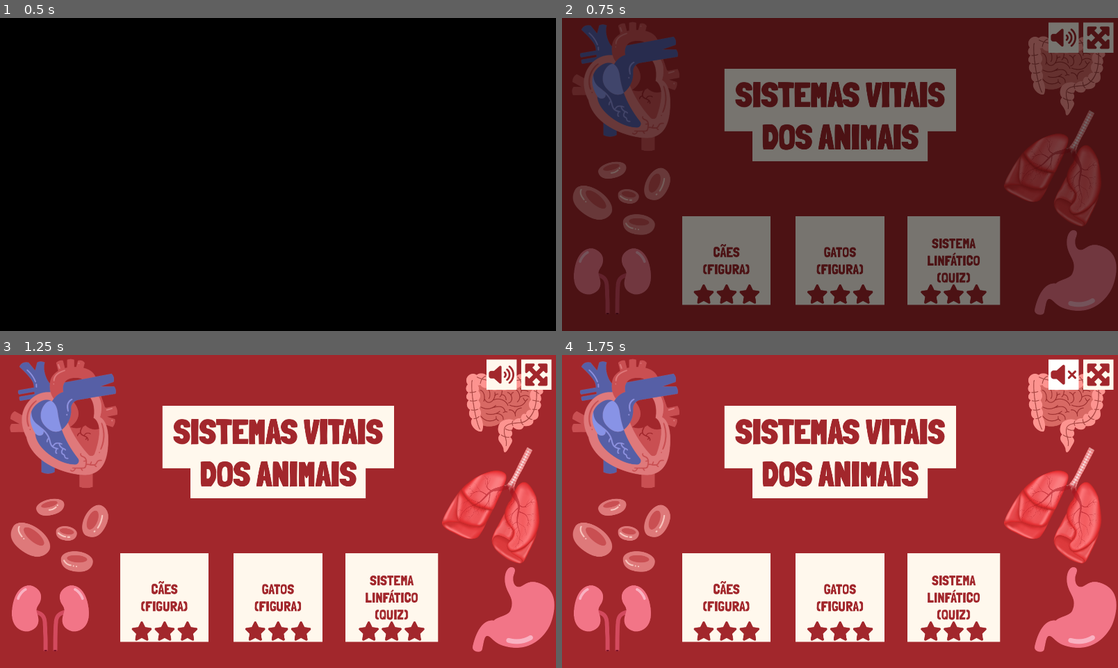
Above: before the commit, frames 1-4 (two rows, left to right).
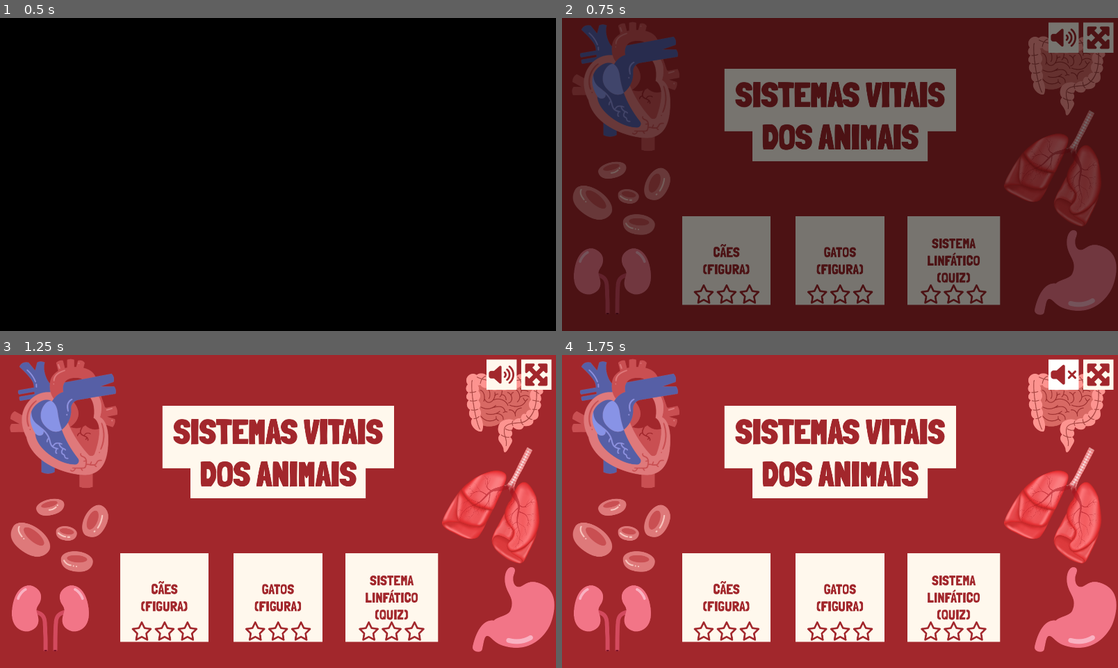
Above: after the commit, the same moments.

Repository: telmotrooper/vet-game
Game: Godot game, scene res://main.tscn
Two runs of this game, one before a commit and one after it. Both use one fixed random seed, a clock stepped at 60 frames per second and the inputs below.
Inputs (mouse positions are in pixels of both pictures, inside the frame that each line leads up to):
- Up to frame 1 (0.5 s): no input
- Up to frame 2 (0.75 s): tap Enter at 0.5 s
- Up to frame 3 (1.25 s): no input
- Up to frame 4 (1.75 s): click (1062, 373) at 1.25 s

Frame 1 is identical in both runs. In frame 2, 0.5% of the frame differs, in the area x 23-77%, y 85-92%; in frame 3, 0.7%; in frame 4, 0.7%.

Commit message:
workign on star counter

Diff:
--- /dev/null
+++ b/title_screen/level_button.gd
@@ -0,0 +1,6 @@
+extends Button
+
+@export var target_scene: String
+
+func _pressed() -> void:
+	GameState.load_scene(target_scene)
--- a/title_screen/title_screen.gd
+++ /dev/null
@@ -1,10 +0,0 @@
-extends Control
-
-func _on_dog_button_pressed() -> void:
-	GameState.load_scene("res://levels/dog_level/dog_level.tscn")
-
-func _on_cat_button_pressed() -> void:
-	GameState.load_scene("res://levels/cat_level/cat_level.tscn")
-
-func _on_lympathic_system_button_pressed() -> void:
-	GameState.load_scene("res://levels/lymphatic_system_level/lymphatic_system_level.tscn")
--- a/title_screen/title_screen.tscn
+++ b/title_screen/title_screen.tscn
@@ -1,10 +1,10 @@
 [gd_scene load_steps=7 format=3 uid="uid://bwq2aip0hywte"]
 
-[ext_resource type="Script" path="res://title_screen/title_screen.gd" id="1_mjlm7"]
 [ext_resource type="PackedScene" uid="uid://bla37xan3xup8" path="res://title_screen/red_background.tscn" id="2_fqtuq"]
 [ext_resource type="FontFile" uid="uid://ckq5gw7frn8xf" path="res://assets/fonts/londrina_solid_black.ttf" id="2_q5b3s"]
 [ext_resource type="PackedScene" uid="uid://dwesfoxx58stl" path="res://ui/top_buttons.tscn" id="3_cj7x2"]
 [ext_resource type="PackedScene" uid="uid://davgsjgl4cyry" path="res://ui/level_star_counter.tscn" id="5_g2hox"]
+[ext_resource type="Script" path="res://title_screen/level_button.gd" id="6_e8qp3"]
 
 [sub_resource type="LabelSettings" id="LabelSettings_ho86y"]
 font = ExtResource("2_q5b3s")
@@ -19,7 +19,6 @@
 anchor_bottom = 1.0
 grow_horizontal = 2
 grow_vertical = 2
-script = ExtResource("1_mjlm7")
 
 [node name="RedBackground" parent="." instance=ExtResource("2_fqtuq")]
 layout_mode = 1
@@ -93,6 +92,8 @@
 text = "CÃES
 (FIGURA)"
 expand_icon = true
+script = ExtResource("6_e8qp3")
+target_scene = "res://levels/dog_level/dog_level.tscn"
 
 [node name="LevelStarCounter" parent="DogButton" instance=ExtResource("5_g2hox")]
 layout_mode = 1
@@ -115,6 +116,8 @@
 text = "GATOS
 (FIGURA)"
 expand_icon = true
+script = ExtResource("6_e8qp3")
+target_scene = "res://levels/cat_level/cat_level.tscn"
 
 [node name="LevelStarCounter" parent="CatButton" instance=ExtResource("5_g2hox")]
 layout_mode = 1
@@ -138,6 +141,8 @@
 LINFÁTICO
 (QUIZ)"
 expand_icon = true
+script = ExtResource("6_e8qp3")
+target_scene = "res://levels/lymphatic_system_level/lymphatic_system_level.tscn"
 
 [node name="LevelStarCounter" parent="LympathicSystemButton" instance=ExtResource("5_g2hox")]
 layout_mode = 1
@@ -162,6 +167,5 @@
 fit_content = true
 autowrap_mode = 0
 
-[connection signal="pressed" from="DogButton" to="." method="_on_dog_button_pressed"]
 [connection signal="pressed" from="CatButton" to="." method="_on_cat_button_pressed"]
 [connection signal="pressed" from="LympathicSystemButton" to="." method="_on_lympathic_system_button_pressed"]
--- /dev/null
+++ b/ui/level_star_counter.gd
@@ -0,0 +1,13 @@
+extends HBoxContainer
+
+@export var empty_star: Texture2D
+@export var filled_star: Texture2D
+
+# Called when the node enters the scene tree for the first time.
+func _ready() -> void:
+	pass # Replace with function body.
+
+
+# Called every frame. 'delta' is the elapsed time since the previous frame.
+func _process(delta: float) -> void:
+	pass
--- a/ui/level_star_counter.tscn
+++ b/ui/level_star_counter.tscn
@@ -1,6 +1,8 @@
-[gd_scene load_steps=2 format=3 uid="uid://davgsjgl4cyry"]
+[gd_scene load_steps=4 format=3 uid="uid://davgsjgl4cyry"]
 
+[ext_resource type="Script" path="res://ui/level_star_counter.gd" id="1_tyx2e"]
 [ext_resource type="Texture2D" uid="uid://dg58jild0qw0e" path="res://ui/star_solid_red.svg" id="1_xwg8c"]
+[ext_resource type="Texture2D" uid="uid://dlmphcpbnxppu" path="res://ui/star_regular_red.svg" id="2_46oe8"]
 
 [node name="LevelStarCounter" type="HBoxContainer"]
 anchors_preset = 7
@@ -14,21 +16,24 @@
 grow_horizontal = 2
 grow_vertical = 0
 alignment = 1
+script = ExtResource("1_tyx2e")
+empty_star = ExtResource("2_46oe8")
+filled_star = ExtResource("1_xwg8c")
 
 [node name="Star" type="TextureRect" parent="."]
 custom_minimum_size = Vector2(75, 75)
 layout_mode = 2
-texture = ExtResource("1_xwg8c")
+texture = ExtResource("2_46oe8")
 expand_mode = 1
 
 [node name="Star2" type="TextureRect" parent="."]
 custom_minimum_size = Vector2(75, 75)
 layout_mode = 2
-texture = ExtResource("1_xwg8c")
+texture = ExtResource("2_46oe8")
 expand_mode = 1
 
 [node name="Star3" type="TextureRect" parent="."]
 custom_minimum_size = Vector2(75, 75)
 layout_mode = 2
-texture = ExtResource("1_xwg8c")
+texture = ExtResource("2_46oe8")
 expand_mode = 1
